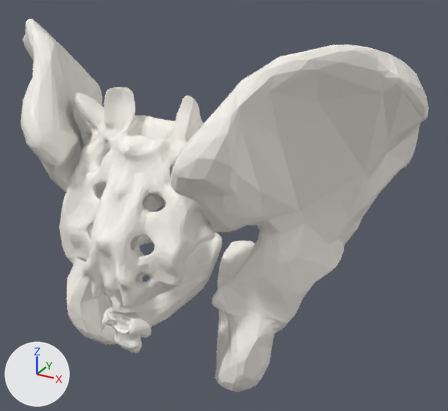
One commit to the glTF model models/v3-pelvis.glb: the scene before it, then after it.
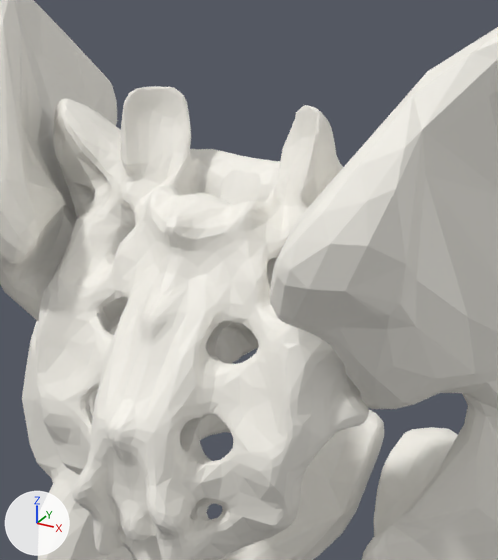
Each version is shown whole from a 50 mm lens placed at (0.725, -1.097, 0.577), pointed at (0.092, 0.052, 0.003), then close up on the part from 11% to 61% of the width and 12% to 73% of the height. Arrows for +X, +Y and +Z are at lower left; the lights stay in place. The first two pictures are the older version.

Names of what the first close-up shows: 'Hip bone.l#4', 'Hip bone.l#5', 'Hip bone.l#6', 'Hip bone.l#7', 'Hip bone.r#0', 'Hip bone.r#1', 'Hip bone.r#3', 'Sacrum#8', 'Sacrum#9'.
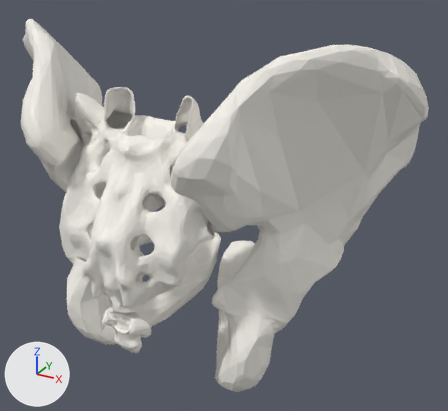
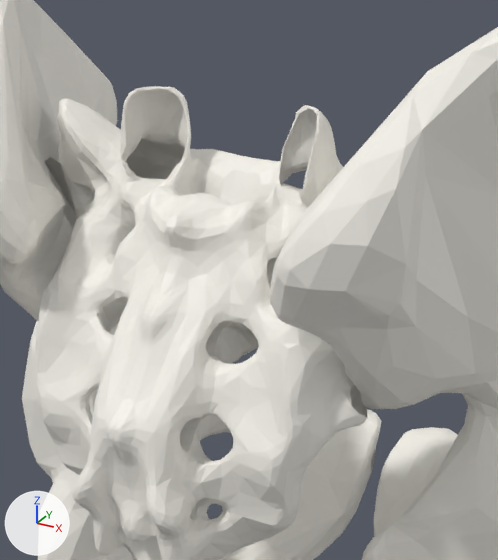
The newer file is also turned or shifted as a whole; pictures and numbers use the older file's frame.

Location of each change, [x1, y1, x2, y2] in pixels of the close-ups (498 x 560 px):
'Sacrum#9', deleted (mostly hidden): before [53, 88, 369, 418]
'Hip bone.l#6', deleted (mostly hidden): before [44, 157, 384, 471]

Edits to the bpy script that builds the scene:
```text
Remove ob_hip_bone_l_6:
    ob_hip_bone_l_6 = bpy.data.objects.new('Hip bone.l#6', me_hip_bone_l_6)
    ob_hip_bone_l_6.location = (0.0, 0.0, 0.0)
Remove ob_sacrum_9:
    ob_sacrum_9 = bpy.data.objects.new('Sacrum#9', me_sacrum_9)
    ob_sacrum_9.location = (0.0, 0.0, 0.0)
```
